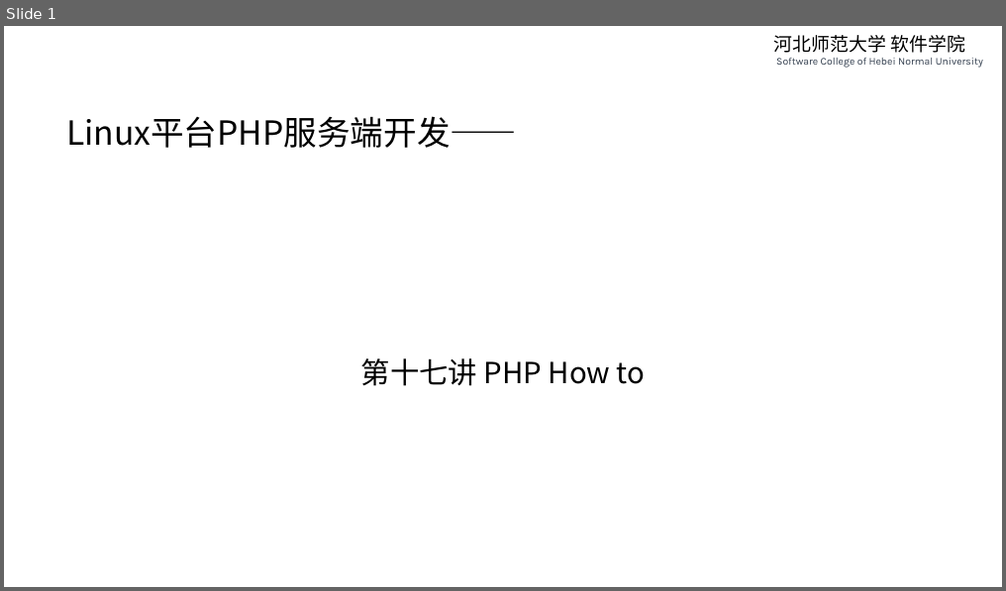
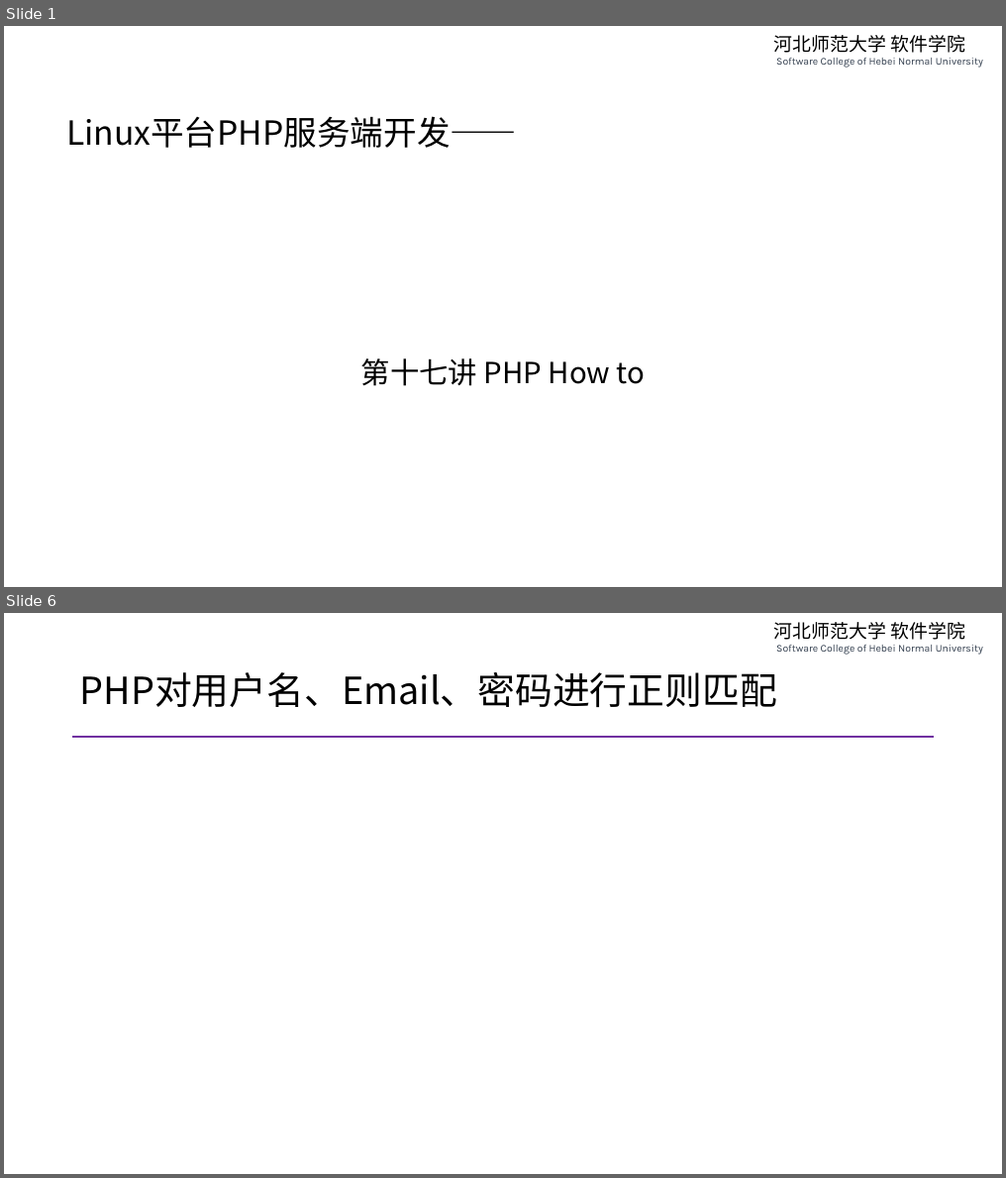
Before and after one commit to edu2act/course-php-serverside-development-on-linux, a slide deck: materials/slides/ch17-php-how-to.pptx. Shown one above the other, each under a label of ours: slide 1 before the commit, slides 1 and 6 after it; the slides between them are not shown. The pictures are 1006x591 and 1006x1178 pixels, drawn with LibreOffice and Linux fonts; fonts in the diff are those of the drawing. Boxes give left, top, right and bottom in pixels: in the first picture for what was removed or moved away, otherwise in the second. Text is boxed around its words. In the diff, an @@ line names an element or a change of style, - is before the commit and + after.

```diff
--- a/materials/slides/ch17-php-how-to.pptx
+++ b/materials/slides/ch17-php-how-to.pptx
@@ slide 6 added at <box>4,613,1002,1174</box>, background #FFFFFF; not listed: 1 template element that a slide beside it also shows @@
@@ title added at <box>80,672,777,707</box>, 36 pt, text #000000 @@
+PHP对用户名、Email、密码进行正则匹配
@@ line added from (73, 737) to (934, 737), #7030A0 2.25 pt @@
```
Also in this commit, not shown: 10 other slides added, 1 slide removed.
